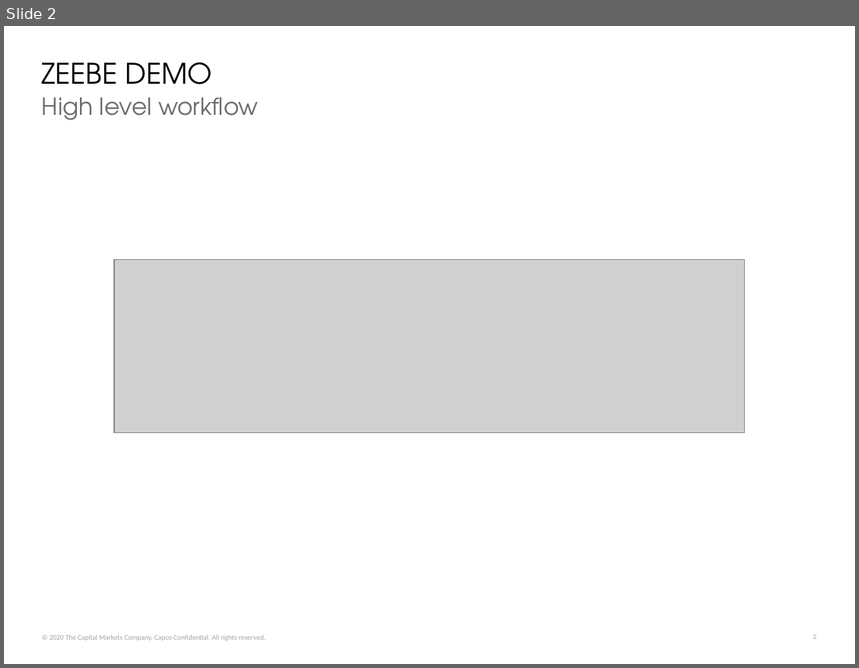
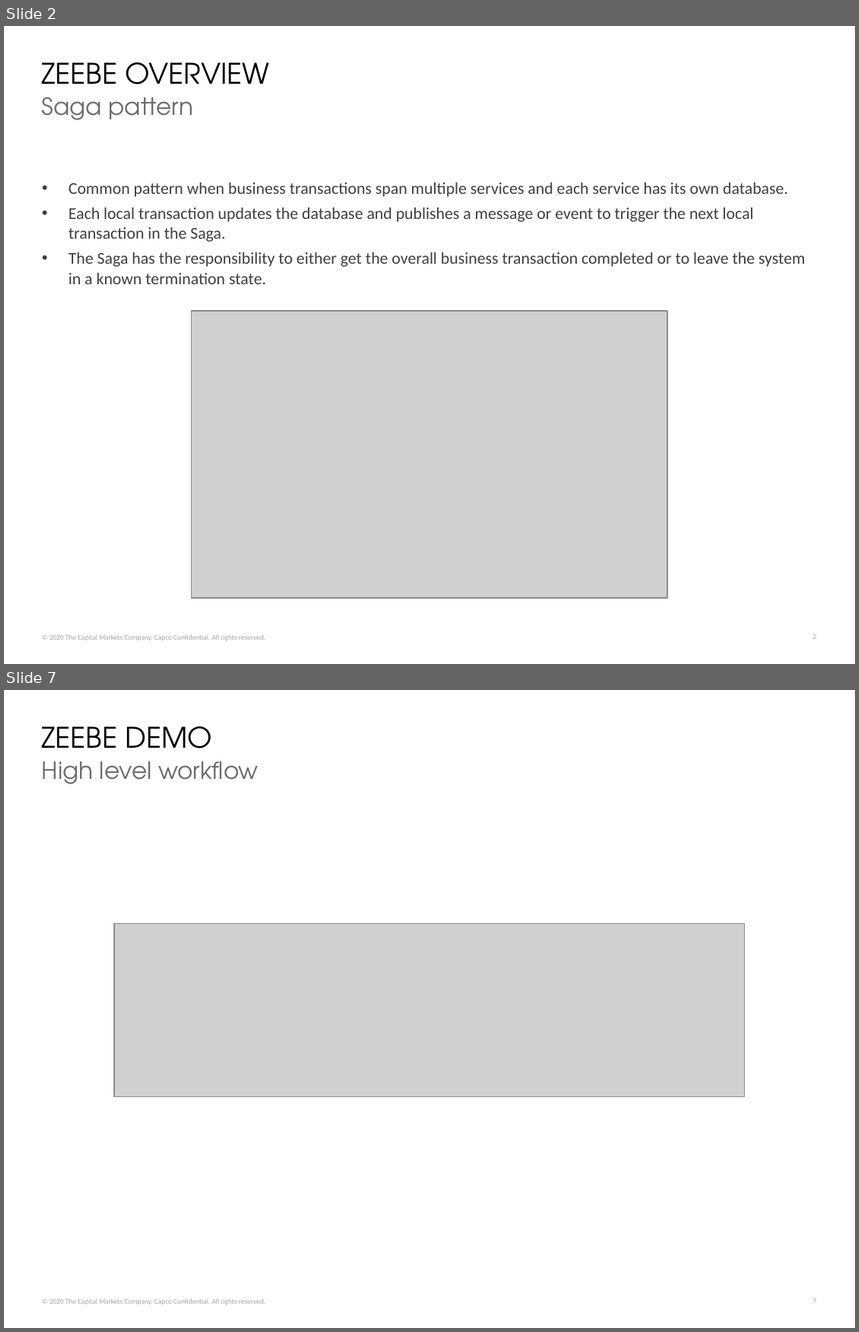
Before and after one commit to ccso-capco/zeebe-demo, a slide deck: docs/zeebe-demo.pptx. Shown one above the other, each under a label of ours: slide 2 before the commit, slides 2 and 7 after it; the slides between them are not shown. The pictures are 859x668 and 859x1332 pixels, drawn with LibreOffice and Linux fonts; fonts in the diff are those of the drawing; grey boxes stand for pictures. Boxes give left, top, right and bottom in pixels: in the first picture for what was removed or moved away, otherwise in the second. Text is boxed around its words. In the diff, an @@ line names an element or a change of style, - is before the commit and + after.

```diff
--- a/docs/zeebe-demo.pptx
+++ b/docs/zeebe-demo.pptx
@@ slide 2 added at <box>4,26,855,664</box>, background #FFFFFF; not listed: 2 template elements that a slide beside it also shows @@
@@ title added at <box>42,62,270,97</box>, 24 pt, text #000000 @@
+ZEEBE OVERVIEW
@@ text added at <box>42,97,193,120</box>, 20 pt, text #6C6C6C @@
+Saga pattern
@@ text added at <box>69,183,805,284</box>, 14 pt, text #3F3F3F @@
+• Common pattern when business transactions span multiple services and each service has its own database.
+• Each local transaction updates the database and publishes a message or event to trigger the next local transaction in the Saga.
+• The Saga has the responsibility to either get the overall business transaction completed or to leave the system in a known termination state.
@@ picture added at <box>191,311,668,599</box> @@
@@ what was slide 2 is now slide 7 @@
```
Also in this commit, not shown: 2 slides changed, 6 other slides added, 1 slide removed, 31 other files.
